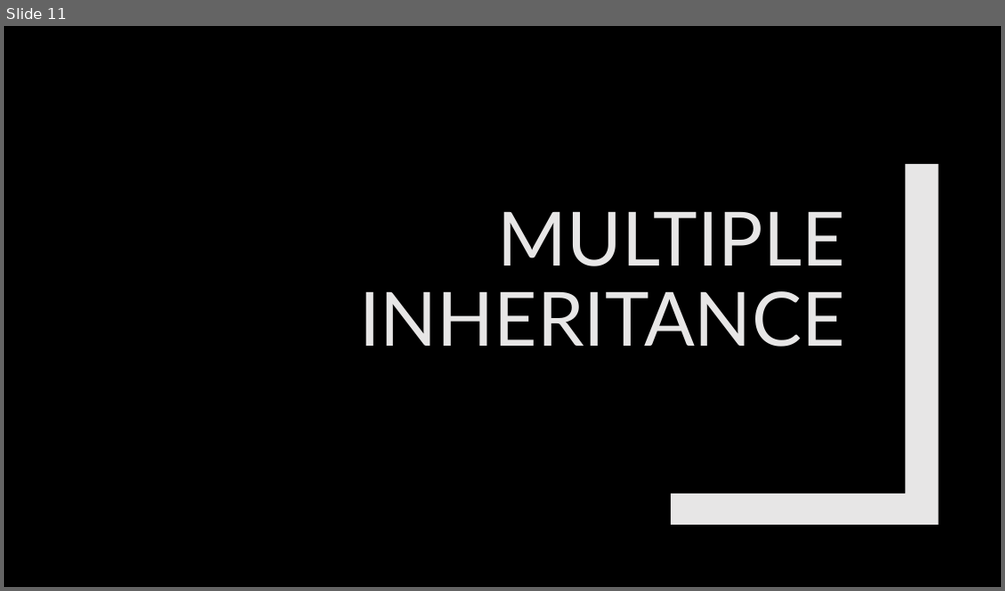
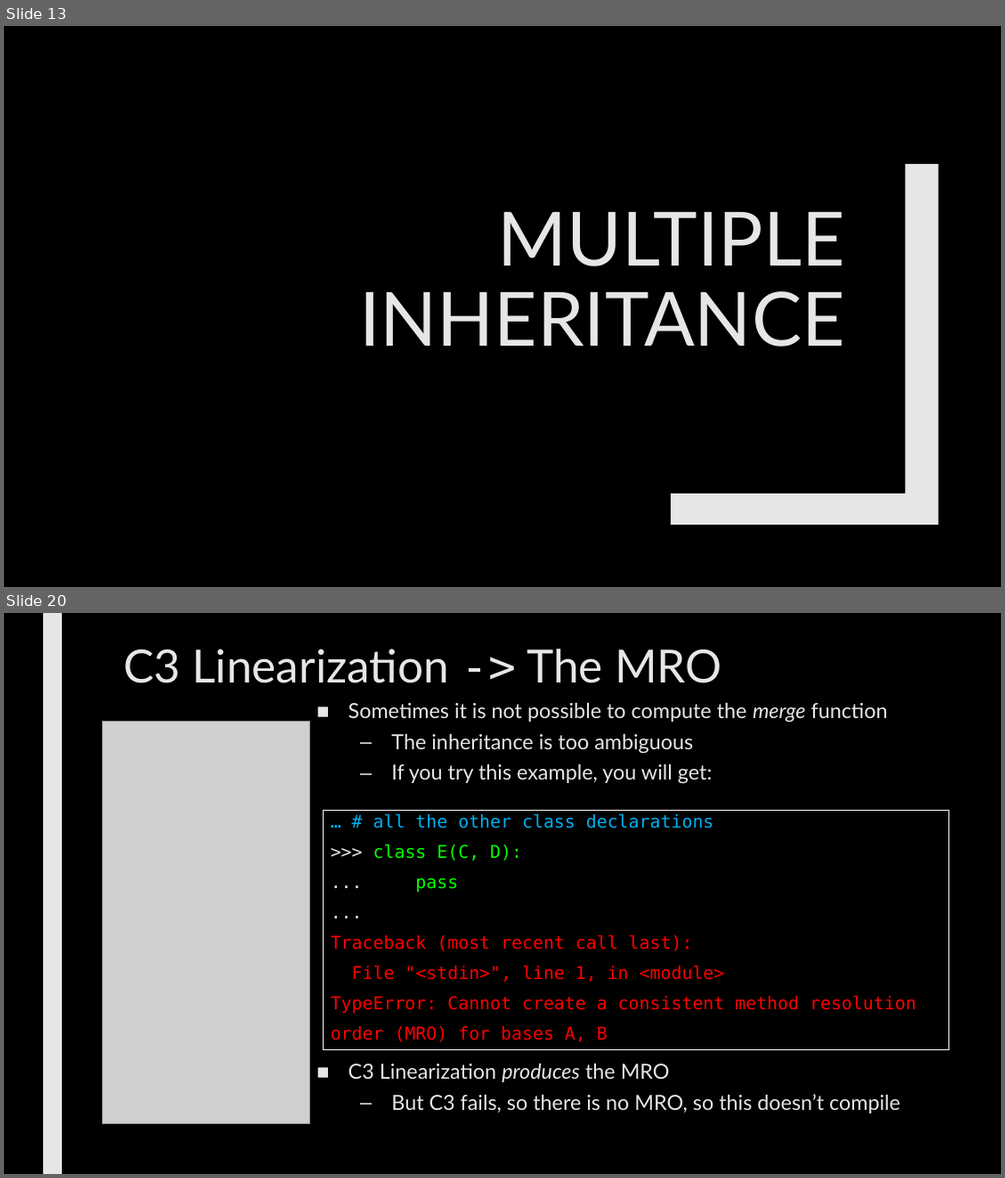
Before and after one commit to max7patek/metaprogramming, a slide deck: slides/01-PythonInheritance.pptx. Shown one above the other, each under a label of ours: slide 11 before the commit, slides 13 and 20 after it; the slides between them are not shown. The pictures are 1005x591 and 1005x1178 pixels, drawn with LibreOffice and Linux fonts; fonts in the diff are those of the drawing; grey boxes stand for pictures. Boxes give left, top, right and bottom in pixels: in the first picture for what was removed or moved away, otherwise in the second. Text is boxed around its words. In the diff, an @@ line names an element or a change of style, - is before the commit and + after.

Commit message:
finished up inheritance slides

```diff
--- a/slides/01-PythonInheritance.pptx
+++ b/slides/01-PythonInheritance.pptx
@@ slide 20 added at (4, 613, 1001, 1174), background #000000 @@
@@ rectangle added at (43, 613, 62, 1174), fill #E7E6E6 @@
@@ title added at (123, 649, 722, 683), 44 pt, text #E7E6E6 @@
+C3 Linearization -> The MRO
@@ text added at (348, 702, 888, 784), 20 pt, text #E7E6E6 @@
+■ Sometimes it is not possible to compute the merge function
+  – The inheritance is too ambiguous
+  – If you try this example, you will get:
@@ picture added at (103, 722, 310, 1124) @@
@@ rectangle added at (324, 810, 950, 1049), outline #FFFFFF 0.75 pt, 17 pt, text #FF0000 @@
+… # all the other class declarations
+>>> class E(C, D):
+... pass
+...
+Traceback (most recent call last):
+File "<stdin>", line 1, in <module>
+TypeError: Cannot create a consistent method resolution
+order (MRO) for bases A, B
@@ text added at (348, 1062, 900, 1113), 20 pt, text #E7E6E6 @@
+■ C3 Linearization produces the MRO
+  – But C3 fails, so there is no MRO, so this doesn’t compile
@@ what was slide 11 is now slide 13 @@
```
Also in this commit, not shown: 2 slides changed, 9 other slides added, 3 other files.
